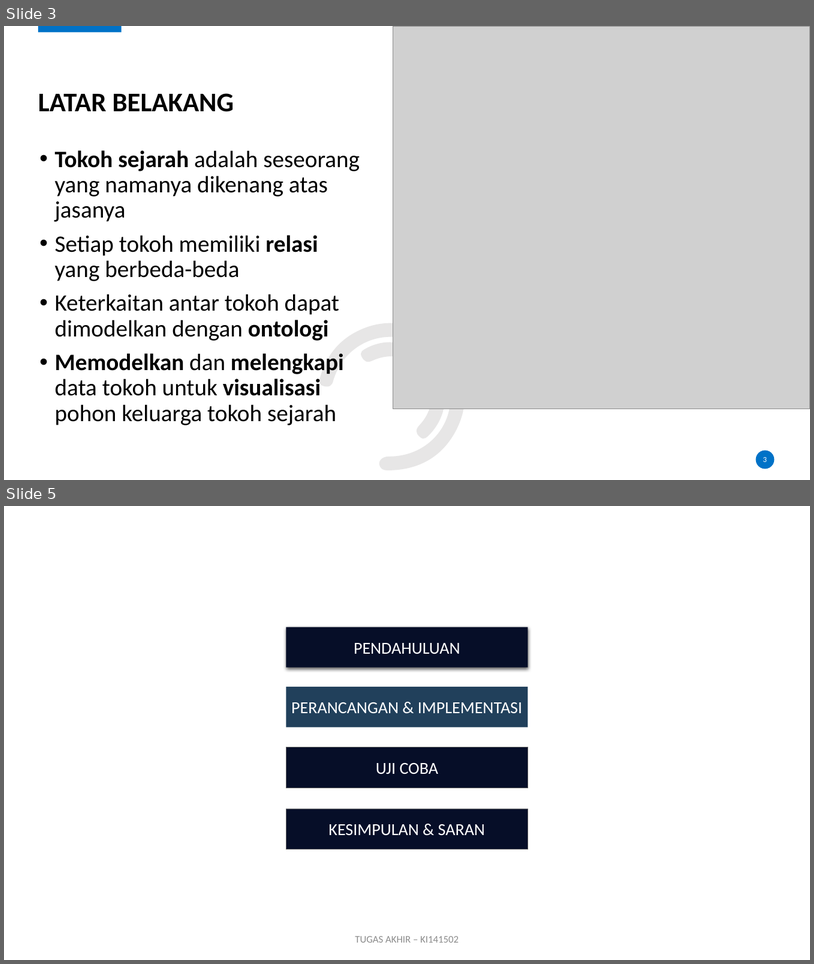
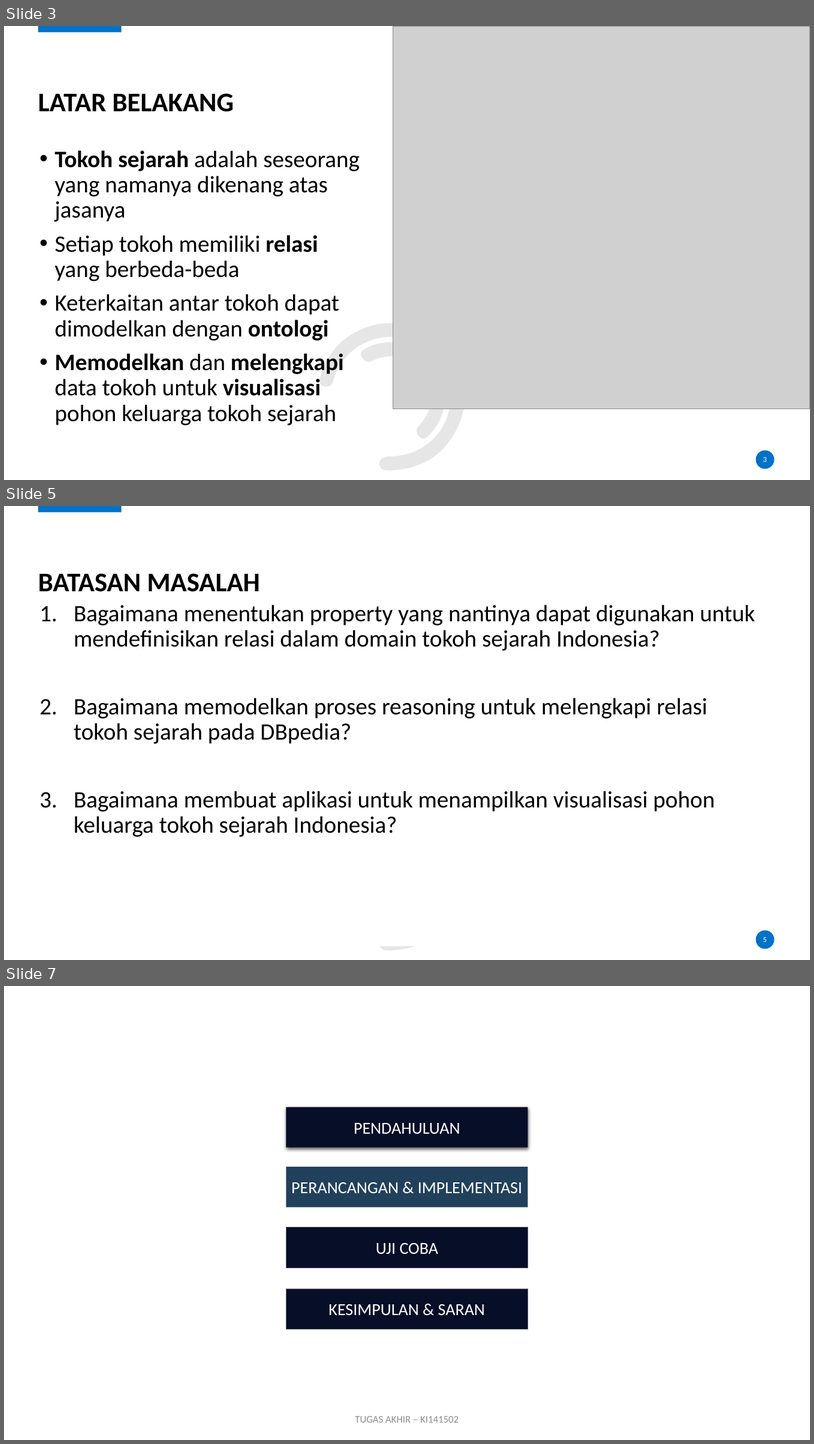
Before and after one commit to karyoutomoo/The-Tree-of-Heroes, a slide deck: 05111540000007-Faiq-Presentasi.pptx. Shown one above the other, each under a label of ours: slides 3 and 5 before the commit, slides 3, 5 and 7 after it; the slides between them are not shown. The pictures are 814x964 and 814x1444 pixels, drawn with LibreOffice and Linux fonts; fonts in the diff are those of the drawing; grey boxes stand for pictures; background and template pictures are left out. Boxes give left, top, right and bottom in pixels: in the first picture for what was removed or moved away, otherwise in the second. Text is boxed around its words. In the diff, an @@ line names an element or a change of style, - is before the commit and + after.

```diff
--- a/05111540000007-Faiq-Presentasi.pptx
+++ b/05111540000007-Faiq-Presentasi.pptx
@@ slide 5 added at bbox=[4, 506, 810, 960], background #FFFFFF; not listed: 3 template elements that a slide beside it also shows @@
@@ title added at bbox=[38, 573, 260, 592], 32 pt, text #000000, bold @@
+BATASAN MASALAH
@@ text added at bbox=[74, 604, 755, 837], 28 pt, text #000000 @@
+1. Bagaimana menentukan property yang nantinya dapat digunakan untuk mendefinisikan relasi dalam domain tokoh sejarah Indonesia?
+2. Bagaimana memodelkan proses reasoning untuk melengkapi relasi tokoh sejarah pada DBpedia?
+3. Bagaimana membuat aplikasi untuk menampilkan visualisasi pohon keluarga tokoh sejarah Indonesia?
@@ rectangle added at bbox=[318, 717, 490, 945], fill #FFFFFF, outline #FFFFFF 1 pt @@
@@ page number added at bbox=[764, 937, 767, 942], 9 pt, text #FFFFFF @@
+5
@@ what was slide 5 is now slide 7 @@
```
Also in this commit, not shown: 4 slides changed, 3 other slides added.
